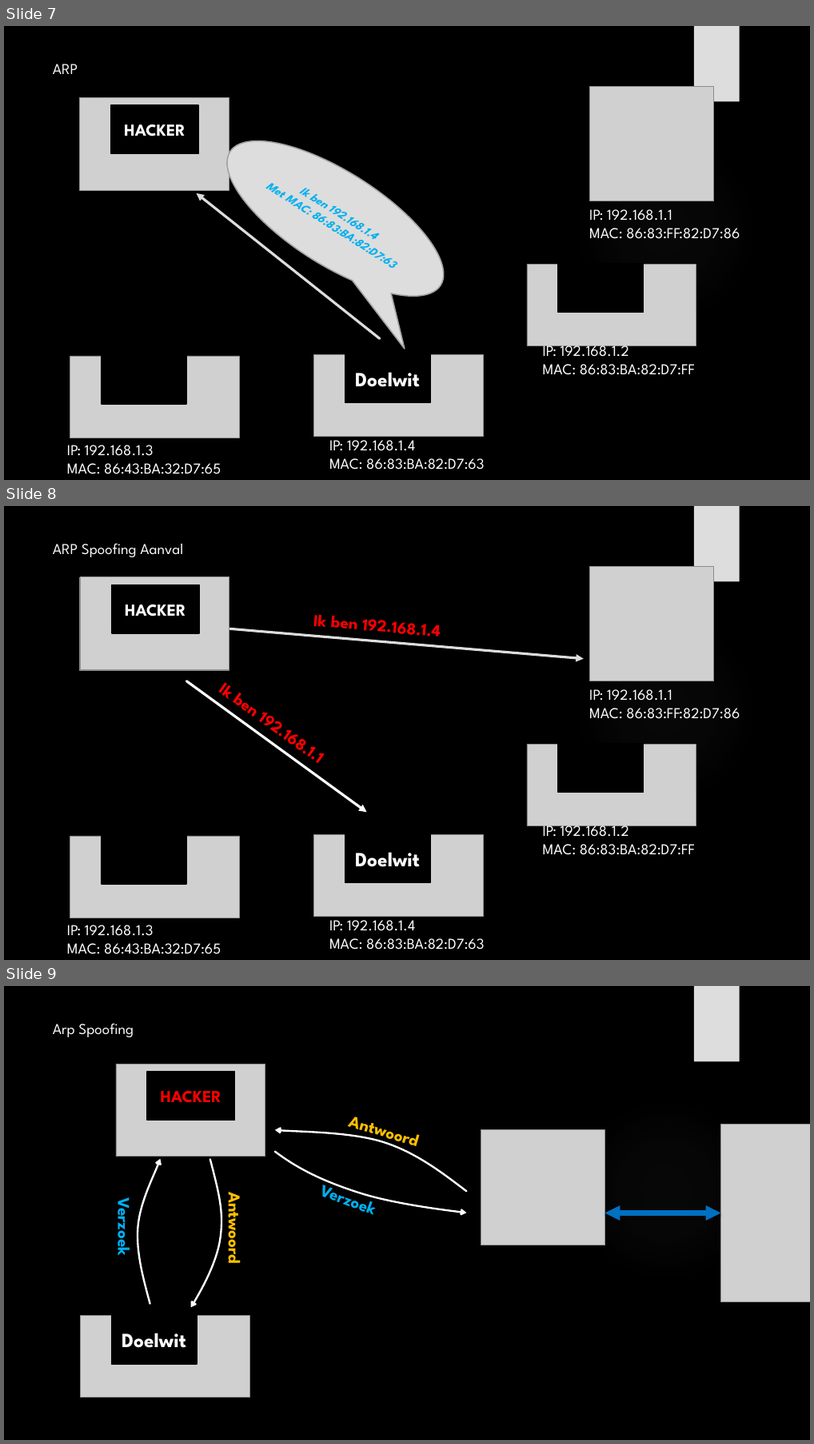
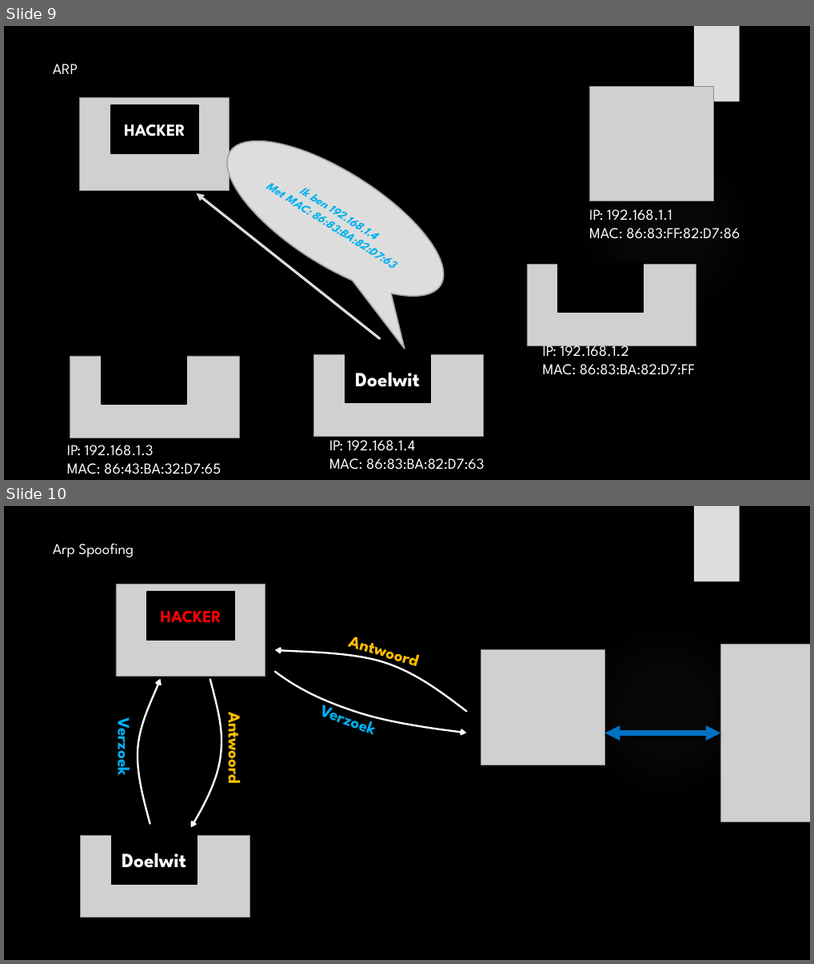
Before and after one commit to its-3ncrypt/Led_Cube_arduino, a slide deck: _Administratie/Presentatie GIP.pptx. Shown one above the other, each under a label of ours: slides 7, 8 and 9 before the commit, slides 9 and 10 after it. The pictures are 814x1444 and 814x964 pixels, drawn with LibreOffice and Linux fonts; fonts in the diff are those of the drawing; grey boxes stand for pictures; background and template pictures are left out. Boxes give left, top, right and bottom in pixels: in the first picture for what was removed or moved away, otherwise in the second. Text is boxed around its words. In the diff, an @@ line names an element or a change of style, - is before the commit and + after.

```diff
--- a/_Administratie/Presentatie GIP.pptx
+++ b/_Administratie/Presentatie GIP.pptx
@@ slide 8 removed at (4, 506, 810, 960), background picture (left out); not listed: 2 template elements that a slide beside it also shows @@
@@ title removed at (53, 543, 183, 557) @@
-ARP Spoofing Aanval
@@ picture removed at (80, 577, 229, 670) @@
@@ picture removed at (80, 576, 229, 669) @@
@@ picture removed at (590, 567, 714, 681) @@
@@ rectangle removed at (112, 584, 199, 633) @@
-HACKER
@@ text removed at (314, 614, 441, 639) @@
-Ik ben 192.168.1.4
@@ arrow removed from (229, 629) to (584, 659) @@
@@ arrow removed from (186, 681) to (367, 812) @@
@@ text removed at (218, 682, 319, 763) @@
-Ik ben 192.168.1.1
@@ text removed at (590, 689, 740, 719) @@
-IP: 192.168.1.1
-MAC: 86:83:FF:82:D7:86
@@ picture removed at (527, 744, 697, 825) @@
@@ rectangle removed at (558, 744, 644, 792) @@
@@ picture removed at (70, 836, 240, 917) @@
@@ rectangle removed at (102, 836, 186, 884) @@
@@ picture removed at (314, 835, 483, 916) @@
@@ rectangle removed at (345, 835, 430, 883) @@
-Doelwit
@@ text removed at (543, 820, 695, 855) @@
-IP: 192.168.1.2
-MAC: 86:83:BA:82:D7:FF
@@ text removed at (67, 924, 221, 954) @@
-IP: 192.168.1.3
-MAC: 86:43:BA:32:D7:65
@@ text removed at (330, 915, 484, 949) @@
-IP: 192.168.1.4
-MAC: 86:83:BA:82:D7:63
@@ what was slide 7 is now slide 9 @@
@@ what was slide 9 is now slide 10 @@
```
Also in this commit, not shown: 2 slides changed, 3 slides added, 1 other slide removed, 3 other files.
